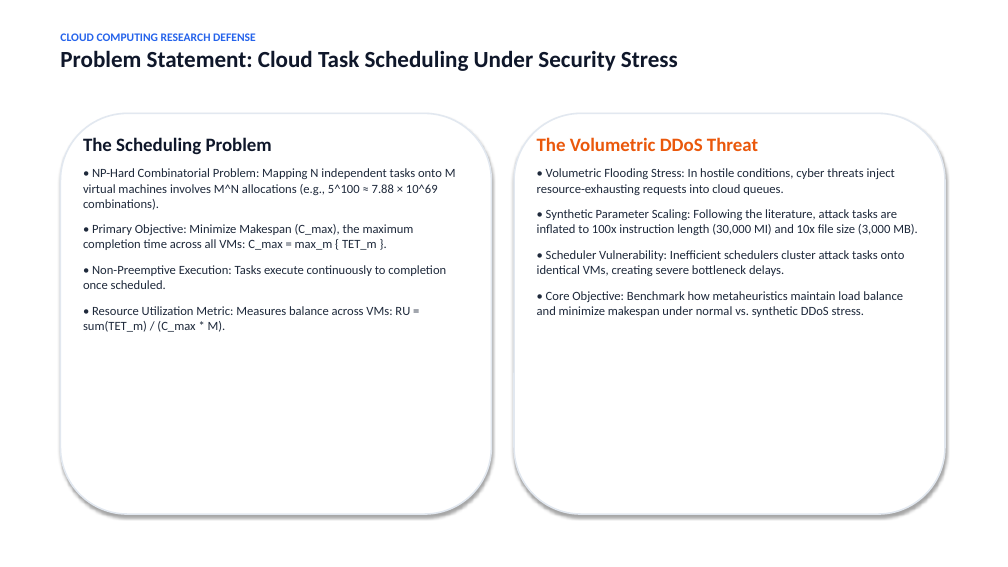
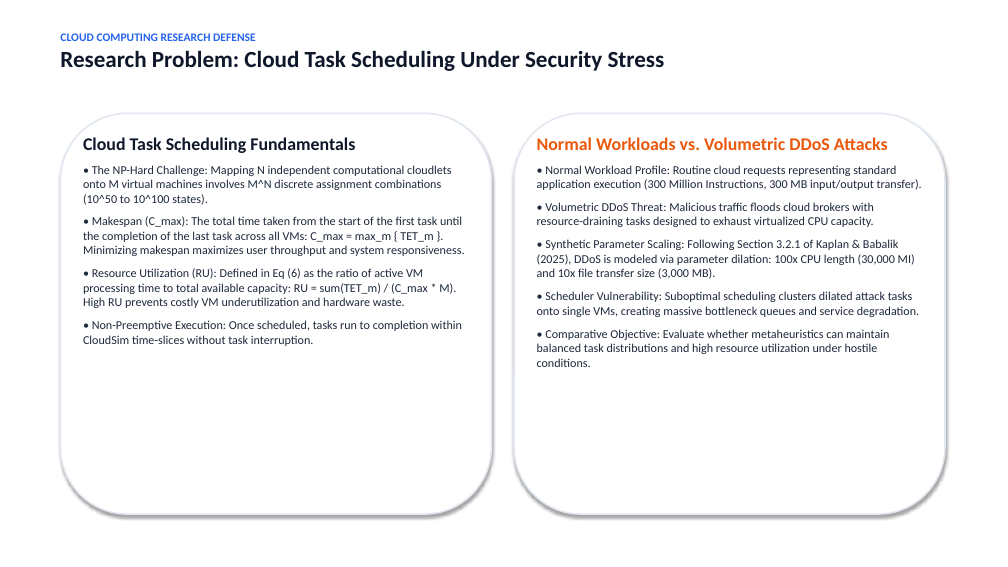
Before and after one commit to Jatin21006/cloud-scheduling-research-, a slide deck: slide 3 of PRESENTATION_SLIDES.pptx. Drawn at 1008x567 pixels with LibreOffice and Linux fonts; fonts in the diff are those of the drawing. Boxes give left, top, right and bottom in pixels: in the first picture for what was removed or moved away, otherwise in the second. Text is boxed around its words. In the diff, an @@ line names an element or a change of style, - is before the commit and + after.

Commit message:
Finalize cloud scheduling paper reproduction

```diff
--- a/PRESENTATION_SLIDES.pptx
+++ b/PRESENTATION_SLIDES.pptx
@@ text at [60, 50, 665, 71]: text changed @@
-Problem Statement: Cloud Task Scheduling Under Security Stress
+Research Problem: Cloud Task Scheduling Under Security Stress
@@ text at [83, 137, 465, 346]: text changed; size 12 to 11.5 pt @@
-The Scheduling Problem
-• NP-Hard Combinatorial Problem: Mapping N independent tasks onto M virtual machines involves M^N allocations (e.g., 5^100 ≈ 7.88 × 10^69 combinations).
-• Primary Objective: Minimize Makespan (C_max), the maximum completion time across all VMs: C_max = max_m { TET_m }.
-• Non-Preemptive Execution: Tasks execute continuously to completion once scheduled.
-• Resource Utilization Metric: Measures balance across VMs: RU = sum(TET_m) / (C_max * M).
+Cloud Task Scheduling Fundamentals
+• The NP-Hard Challenge: Mapping N independent computational cloudlets onto M virtual machines involves M^N discrete assignment combinations (10^50 to 10^100 states).
+• Makespan (C_max): The total time taken from the start of the first task until the completion of the last task across all VMs: C_max = max_m { TET_m }. Minimizing makespan maximizes user throughput and system responsiveness.
+• Resource Utilization (RU): Defined in Eq (6) as the ratio of active VM processing time to total available capacity: RU = sum(TET_m) / (C_max * M). High RU prevents costly VM underutilization and hardware waste.
+• Non-Preemptive Execution: Once scheduled, tasks run to completion within CloudSim time-slices without task interruption.
@@ text at [537, 137, 922, 367]: text changed; size 12 to 11.5 pt @@
-The Volumetric DDoS Threat
-• Volumetric Flooding Stress: In hostile conditions, cyber threats inject resource-exhausting requests into cloud queues.
-• Synthetic Parameter Scaling: Following the literature, attack tasks are inflated to 100x instruction length (30,000 MI) and 10x file size (3,000 MB).
-• Scheduler Vulnerability: Inefficient schedulers cluster attack tasks onto identical VMs, creating severe bottleneck delays.
-• Core Objective: Benchmark how metaheuristics maintain load balance and minimize makespan under normal vs. synthetic DDoS stress.
+Normal Workloads vs. Volumetric DDoS Attacks
+• Normal Workload Profile: Routine cloud requests representing standard application execution (300 Million Instructions, 300 MB input/output transfer).
+• Volumetric DDoS Threat: Malicious traffic floods cloud brokers with resource-draining tasks designed to exhaust virtualized CPU capacity.
+• Synthetic Parameter Scaling: Following Section 3.2.1 of Kaplan & Babalik (2025), DDoS is modeled via parameter dilation: 100x CPU length (30,000 MI) and 10x file transfer size (3,000 MB).
+• Scheduler Vulnerability: Suboptimal scheduling clusters dilated attack tasks onto single VMs, creating massive bottleneck queues and service degradation.
+• Comparative Objective: Evaluate whether metaheuristics can maintain balanced task distributions and high resource utilization under hostile conditions.
```
Also in this commit, not shown: 8 other slides changed, 9 slides added, 9 slides removed, 36 other files.
